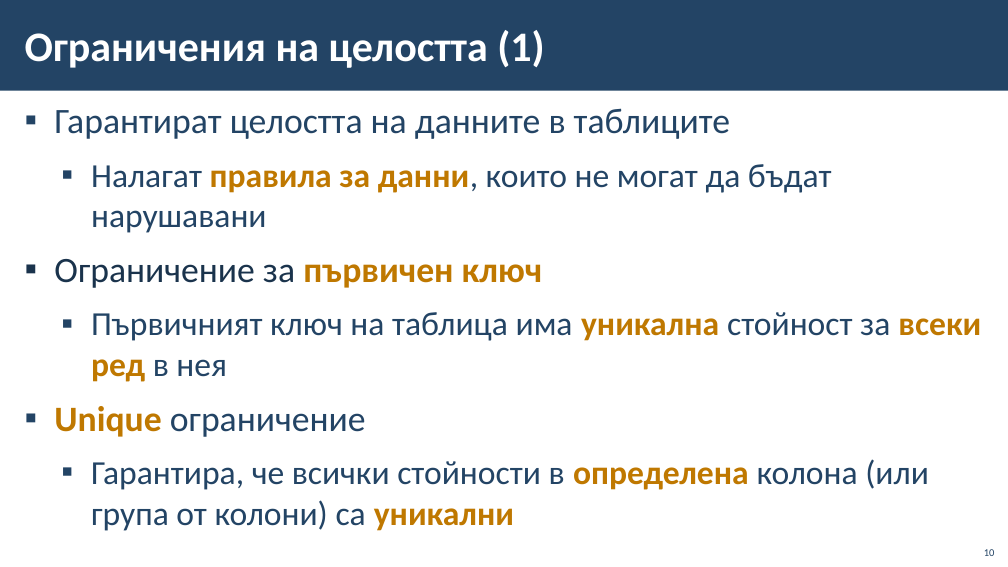
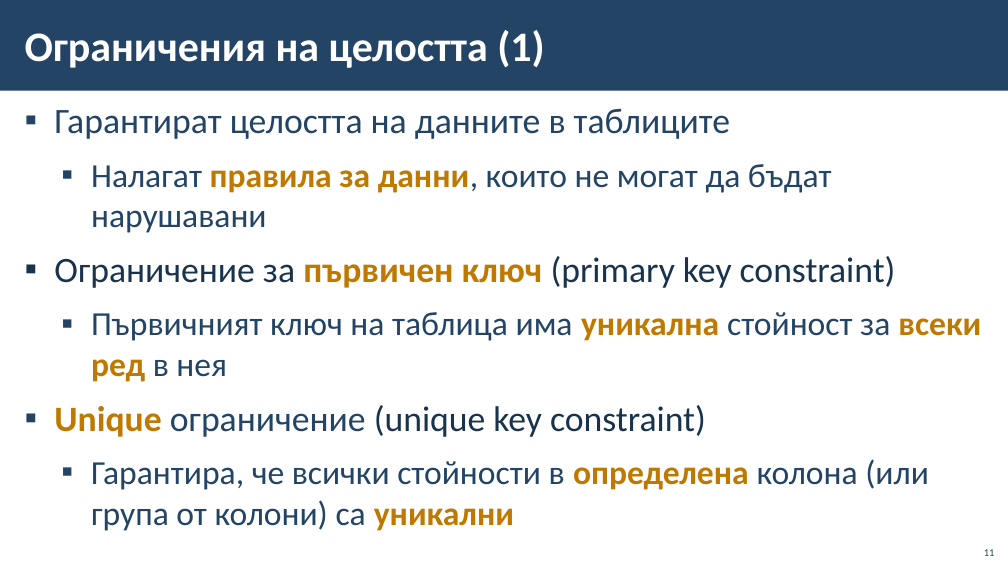
Before and after one commit to BG-IT-Edu/School-Programming, a slide deck: slide 11 of Courses/Software-Sciences/Module-3-Databases-New/07-Relationships-and-ER-Diagrams/07-Relationships-ER-Diagrams.pptx (slide 10 before the commit). Drawn at 1008x567 pixels with LibreOffice and Linux fonts; fonts in the diff are those of the drawing; background and template pictures are left out. Boxes give left, top, right and bottom in pixels: in the first picture for what was removed or moved away, otherwise in the second. Text is boxed around its words. In the diff, an @@ line names an element or a change of style, - is before the commit and + after.

```diff
--- a/Courses/Software-Sciences/Module-3-Databases-New/07-Relationships-and-ER-Diagrams/07-Relationships-ER-Diagrams.pptx
+++ b/Courses/Software-Sciences/Module-3-Databases-New/07-Relationships-and-ER-Diagrams/07-Relationships-ER-Diagrams.pptx
@@ text at bbox=[54, 256, 896, 288]: text changed @@
-▪ Ограничение за първичен ключ
+▪ Ограничение за първичен ключ (primary key constraint)
@@ text at bbox=[54, 405, 706, 437]: text changed; text colour #234465 to #1A334C @@
-▪ Unique ограничение
+▪ Unique ограничение (unique key constraint)
@@ page number at bbox=[984, 549, 995, 556]: text changed @@
-10
+11
```
Also in this commit, not shown: 12 other slides changed, 3 slides added, 10 other files.
